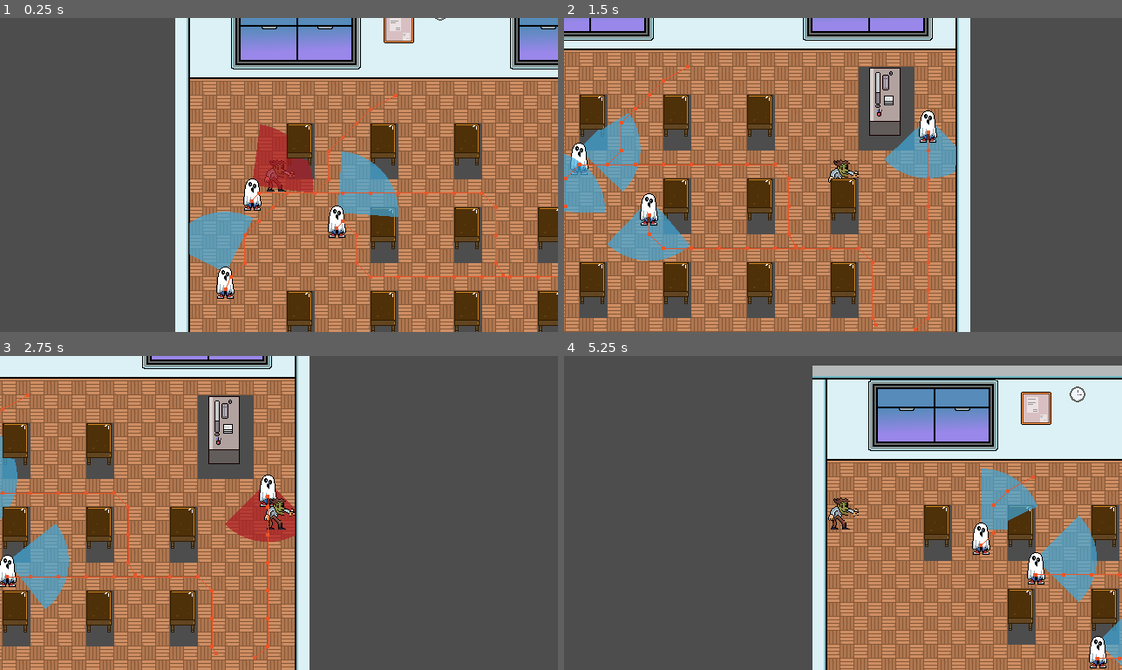
Above: before the commit, frames 1-4 (two rows, left to right).
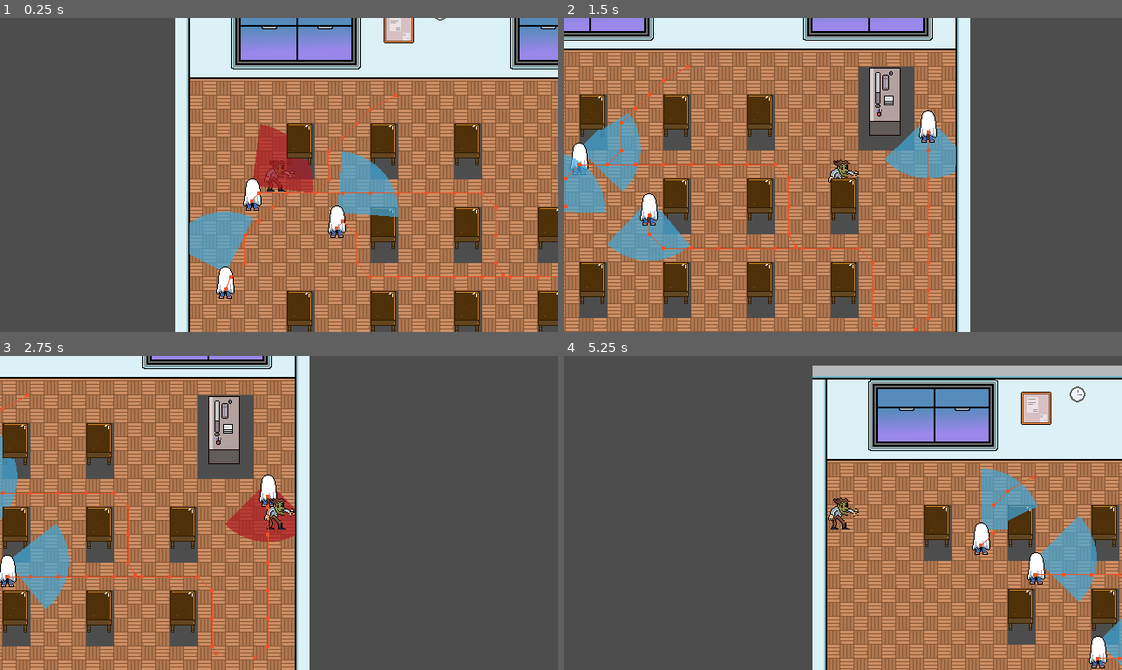
Above: after the commit, the same moments.

Repository: ErikTheBerik/2D-Spooky-Game-Jam-2024
Game: Godot game, scene res://Scenes/Classroom.tscn
Same seed, same stepped clock (60 frames per second), same inputs: the game is played once before the commit and once after it.
Inputs (mouse positions are in pixels of both pictures, inside the frame that each line leads up to):
- Up to frame 1 (0.25 s): no input
- Up to frame 2 (1.5 s): move the mouse to (965, 159) at 0.52 s; hold D (move_right) 0.53-1.28 s; move the mouse to (731, 190) at 1.27 s; hold S (move_down) from 1.28 s (still down)
- Up to frame 3 (2.75 s): move the mouse to (334, 443) at 2.02 s; release S (move_down) at 2.03 s; hold D (move_right) from 2.03 s (still down)
- Up to frame 4 (5.25 s): move the mouse to (815, 575) at 2.77 s; release D (move_right) at 2.78 s; hold W (move_up) 2.78-3.53 s; move the mouse to (1010, 560) at 3.52 s; hold A (move_left) 3.53-5.03 s; move the mouse to (675, 465) at 4.27 s; move the mouse to (870, 513) at 5.02 s; hold S (move_down) from 5.03 s (still down)

The runs differ from the first frame. In frame 1, 0.3% of the frame differs, in the area x 38-63%, y 52-90%; in frame 2, 0.3%, in the area x 1-67%, y 30-67%; in frame 3, 0.2%; in frame 4, 0.3%.

Commit message:
ghost anim feature complete

Diff:
--- a/enemies/enemyGhost.tscn
+++ b/enemies/enemyGhost.tscn
@@ -1,8 +1,12 @@
-[gd_scene load_steps=15 format=3 uid="uid://ly1x8u4hyifn"]
+[gd_scene load_steps=42 format=3 uid="uid://ly1x8u4hyifn"]
 
 [ext_resource type="Script" path="res://enemies/enemy.gd" id="1_jvum1"]
 [ext_resource type="Texture2D" uid="uid://drccsh5vjynjp" path="res://Assets/Spritesheets/ghost-Idle.png" id="3_bmc6u"]
 [ext_resource type="PackedScene" uid="uid://kf8tqdlm8c5t" path="res://addons/vision_cone_2d/vision_cone_2d_template.tscn" id="3_i7rw8"]
+[ext_resource type="Texture2D" uid="uid://cg0srtbd1878c" path="res://Assets/Spritesheets/ghost-scared.png" id="4_p6072"]
+[ext_resource type="Texture2D" uid="uid://c2huje5trhxxd" path="res://Assets/Spritesheets/ghost-DownWalk.png" id="5_xm8lo"]
+[ext_resource type="Texture2D" uid="uid://bxutpgdynjtq4" path="res://Assets/Spritesheets/ghost-Sidewalk.png" id="6_dho1y"]
+[ext_resource type="Texture2D" uid="uid://0bylppkw53kt" path="res://Assets/Spritesheets/ghost-Backwalk.png" id="7_l6hif"]
 
 [sub_resource type="CircleShape2D" id="CircleShape2D_cbo24"]
 radius = 12.0
@@ -38,9 +42,101 @@
 atlas = ExtResource("3_bmc6u")
 region = Rect2(234, 0, 39, 39)
 
-[sub_resource type="AtlasTexture" id="AtlasTexture_mpciq"]
-atlas = ExtResource("3_bmc6u")
-region = Rect2(0, 0, 39, 39)
+[sub_resource type="AtlasTexture" id="AtlasTexture_3whlv"]
+atlas = ExtResource("4_p6072")
+region = Rect2(0, 0, 39, 39)
+
+[sub_resource type="AtlasTexture" id="AtlasTexture_15gp5"]
+atlas = ExtResource("4_p6072")
+region = Rect2(39, 0, 39, 39)
+
+[sub_resource type="AtlasTexture" id="AtlasTexture_tmeom"]
+atlas = ExtResource("4_p6072")
+region = Rect2(78, 0, 39, 39)
+
+[sub_resource type="AtlasTexture" id="AtlasTexture_eaife"]
+atlas = ExtResource("5_xm8lo")
+region = Rect2(0, 0, 39, 39)
+
+[sub_resource type="AtlasTexture" id="AtlasTexture_wtf2k"]
+atlas = ExtResource("5_xm8lo")
+region = Rect2(39, 0, 39, 39)
+
+[sub_resource type="AtlasTexture" id="AtlasTexture_wx33v"]
+atlas = ExtResource("5_xm8lo")
+region = Rect2(78, 0, 39, 39)
+
+[sub_resource type="AtlasTexture" id="AtlasTexture_ipjwg"]
+atlas = ExtResource("5_xm8lo")
+region = Rect2(117, 0, 39, 39)
+
+[sub_resource type="AtlasTexture" id="AtlasTexture_t3f2n"]
+atlas = ExtResource("5_xm8lo")
+region = Rect2(156, 0, 39, 39)
+
+[sub_resource type="AtlasTexture" id="AtlasTexture_o6te3"]
+atlas = ExtResource("5_xm8lo")
+region = Rect2(195, 0, 39, 39)
+
+[sub_resource type="AtlasTexture" id="AtlasTexture_358eh"]
+atlas = ExtResource("5_xm8lo")
+region = Rect2(234, 0, 39, 39)
+
+[sub_resource type="AtlasTexture" id="AtlasTexture_agark"]
+atlas = ExtResource("6_dho1y")
+region = Rect2(0, 0, 39, 39)
+
+[sub_resource type="AtlasTexture" id="AtlasTexture_3kg5f"]
+atlas = ExtResource("6_dho1y")
+region = Rect2(39, 0, 39, 39)
+
+[sub_resource type="AtlasTexture" id="AtlasTexture_67sh4"]
+atlas = ExtResource("6_dho1y")
+region = Rect2(78, 0, 39, 39)
+
+[sub_resource type="AtlasTexture" id="AtlasTexture_q0y5x"]
+atlas = ExtResource("6_dho1y")
+region = Rect2(117, 0, 39, 39)
+
+[sub_resource type="AtlasTexture" id="AtlasTexture_1j5kb"]
+atlas = ExtResource("6_dho1y")
+region = Rect2(156, 0, 39, 39)
+
+[sub_resource type="AtlasTexture" id="AtlasTexture_cbd5p"]
+atlas = ExtResource("6_dho1y")
+region = Rect2(195, 0, 39, 39)
+
+[sub_resource type="AtlasTexture" id="AtlasTexture_hvyhk"]
+atlas = ExtResource("6_dho1y")
+region = Rect2(234, 0, 39, 39)
+
+[sub_resource type="AtlasTexture" id="AtlasTexture_5k11i"]
+atlas = ExtResource("7_l6hif")
+region = Rect2(0, 0, 39, 39)
+
+[sub_resource type="AtlasTexture" id="AtlasTexture_ttg37"]
+atlas = ExtResource("7_l6hif")
+region = Rect2(39, 0, 39, 39)
+
+[sub_resource type="AtlasTexture" id="AtlasTexture_f5qmt"]
+atlas = ExtResource("7_l6hif")
+region = Rect2(78, 0, 39, 39)
+
+[sub_resource type="AtlasTexture" id="AtlasTexture_87w5e"]
+atlas = ExtResource("7_l6hif")
+region = Rect2(117, 0, 39, 39)
+
+[sub_resource type="AtlasTexture" id="AtlasTexture_vlue6"]
+atlas = ExtResource("7_l6hif")
+region = Rect2(156, 0, 39, 39)
+
+[sub_resource type="AtlasTexture" id="AtlasTexture_23a0s"]
+atlas = ExtResource("7_l6hif")
+region = Rect2(195, 0, 39, 39)
+
+[sub_resource type="AtlasTexture" id="AtlasTexture_ketmd"]
+atlas = ExtResource("7_l6hif")
+region = Rect2(234, 0, 39, 39)
 
 [sub_resource type="SpriteFrames" id="SpriteFrames_dten2"]
 animations = [{
@@ -72,10 +168,94 @@
 }, {
 "frames": [{
 "duration": 1.0,
-"texture": SubResource("AtlasTexture_mpciq")
-}],
-"loop": true,
-"name": &"walk",
+"texture": SubResource("AtlasTexture_3whlv")
+}, {
+"duration": 1.0,
+"texture": SubResource("AtlasTexture_15gp5")
+}, {
+"duration": 1.0,
+"texture": SubResource("AtlasTexture_tmeom")
+}],
+"loop": true,
+"name": &"scare",
+"speed": 5.0
+}, {
+"frames": [{
+"duration": 1.0,
+"texture": SubResource("AtlasTexture_eaife")
+}, {
+"duration": 1.0,
+"texture": SubResource("AtlasTexture_wtf2k")
+}, {
+"duration": 1.0,
+"texture": SubResource("AtlasTexture_wx33v")
+}, {
+"duration": 1.0,
+"texture": SubResource("AtlasTexture_ipjwg")
+}, {
+"duration": 1.0,
+"texture": SubResource("AtlasTexture_t3f2n")
+}, {
+"duration": 1.0,
+"texture": SubResource("AtlasTexture_o6te3")
+}, {
+"duration": 1.0,
+"texture": SubResource("AtlasTexture_358eh")
+}],
+"loop": true,
+"name": &"walk_down",
+"speed": 10.0
+}, {
+"frames": [{
+"duration": 1.0,
+"texture": SubResource("AtlasTexture_agark")
+}, {
+"duration": 1.0,
+"texture": SubResource("AtlasTexture_3kg5f")
+}, {
+"duration": 1.0,
+"texture": SubResource("AtlasTexture_67sh4")
+}, {
+"duration": 1.0,
+"texture": SubResource("AtlasTexture_q0y5x")
+}, {
+"duration": 1.0,
+"texture": SubResource("AtlasTexture_1j5kb")
+}, {
+"duration": 1.0,
+"texture": SubResource("AtlasTexture_cbd5p")
+}, {
+"duration": 1.0,
+"texture": SubResource("AtlasTexture_hvyhk")
+}],
+"loop": true,
+"name": &"walk_right",
+"speed": 10.0
+}, {
+"frames": [{
+"duration": 1.0,
+"texture": SubResource("AtlasTexture_5k11i")
+}, {
+"duration": 1.0,
+"texture": SubResource("AtlasTexture_ttg37")
+}, {
+"duration": 1.0,
+"texture": SubResource("AtlasTexture_f5qmt")
+}, {
+"duration": 1.0,
+"texture": SubResource("AtlasTexture_87w5e")
+}, {
+"duration": 1.0,
+"texture": SubResource("AtlasTexture_vlue6")
+}, {
+"duration": 1.0,
+"texture": SubResource("AtlasTexture_23a0s")
+}, {
+"duration": 1.0,
+"texture": SubResource("AtlasTexture_ketmd")
+}],
+"loop": true,
+"name": &"walk_up",
 "speed": 10.0
 }]
 
@@ -125,9 +305,8 @@
 
 [node name="Animation" type="AnimatedSprite2D" parent="."]
 sprite_frames = SubResource("SpriteFrames_dten2")
-animation = &"idle"
-autoplay = "idle"
-frame_progress = 0.984785
+animation = &"walk_up"
+frame_progress = 0.954306
 offset = Vector2(0, -8)
 
 [connection signal="body_entered" from="VisionCone2D/VisionConeArea" to="." method="_on_vision_cone_area_body_entered"]
Binary file added: Assets/Spritesheets/ghost-Backwalk.png
Not shown, added: Assets/Spritesheets/ghost-Backwalk.png.import
Binary file added: Assets/Spritesheets/ghost-DownWalk.png
Not shown, added: Assets/Spritesheets/ghost-DownWalk.png.import
Binary file added: Assets/Spritesheets/ghost-Sidewalk.png
Not shown, added: Assets/Spritesheets/ghost-Sidewalk.png.import
